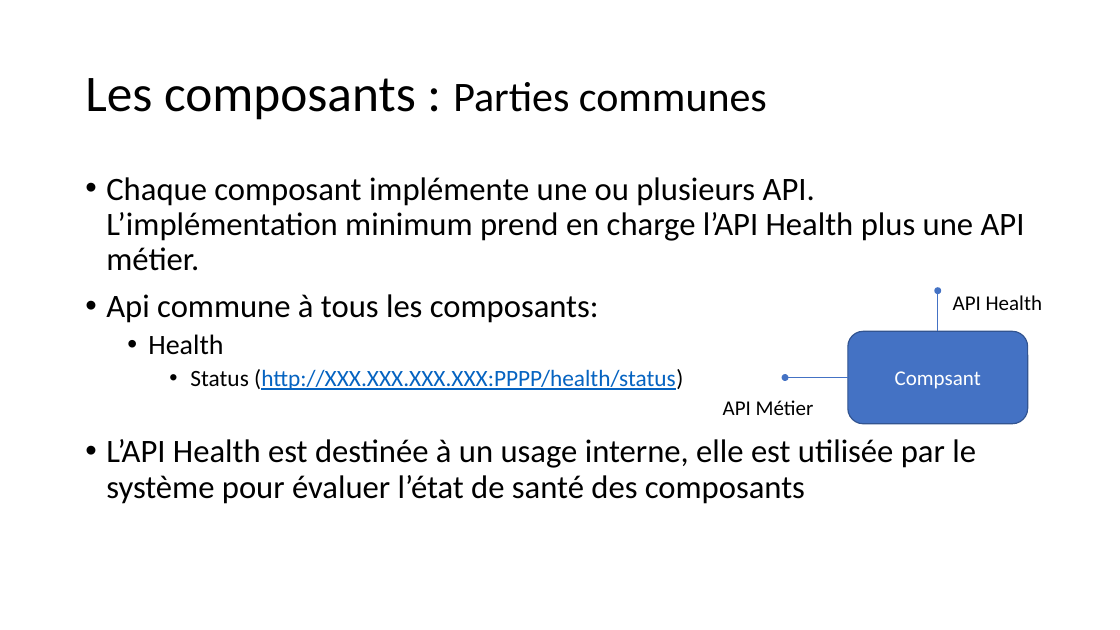
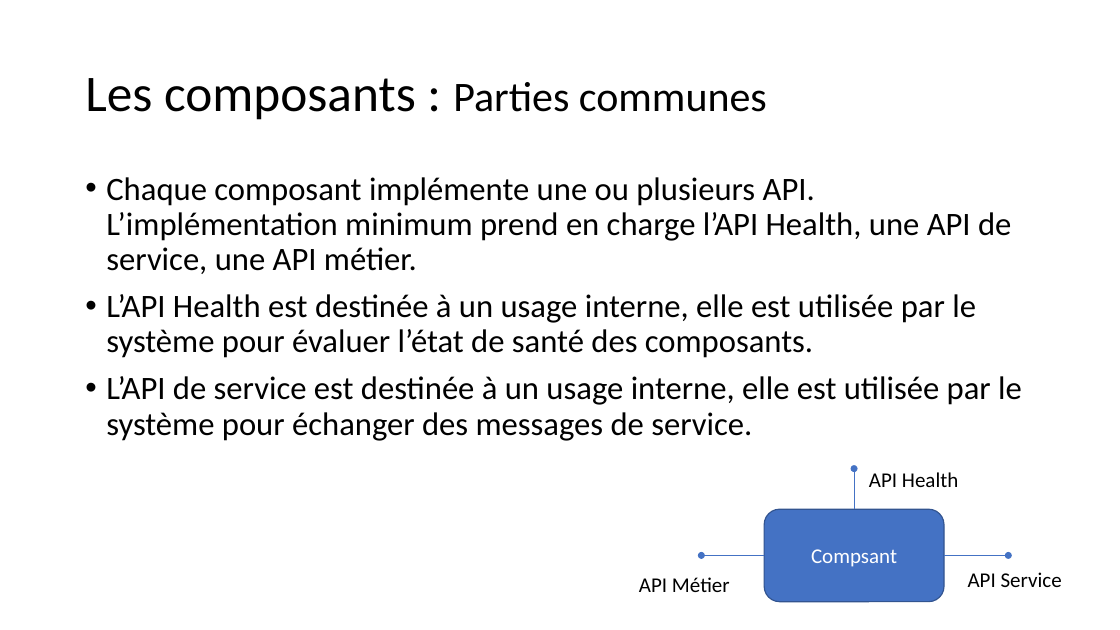
Before and after one commit to apulcino/MSAFO, a slide deck: slide 4 of maquette.pptx (slide 5 before the commit). Drawn at 1120x630 pixels with LibreOffice and Linux fonts; fonts in the diff are those of the drawing. Boxes give left, top, right and bottom in pixels: in the first picture for what was removed or moved away, otherwise in the second. Text is boxed around its words. In the diff, an @@ line names an element or a change of style, - is before the commit and + after.

```diff
--- a/maquette.pptx
+++ b/maquette.pptx
@@ text at (x1=106, y1=177, x2=1022, y2=441): text changed @@
-• Chaque composant implémente une ou plusieurs API. L’implémentation minimum prend en charge l’API Health plus une API métier.
-• Api commune à tous les composants:
-  • Health
-    • Status (http://XXX.XXX.XXX.XXX:PPPP/health/status)
-• L’API Health est destinée à un usage interne, elle est utilisée par le système pour évaluer l’état de santé des composants
+• Chaque composant implémente une ou plusieurs API. L’implémentation minimum prend en charge l’API Health, une API de service, une API métier.
+• L’API Health est destinée à un usage interne, elle est utilisée par le système pour évaluer l’état de santé des composants.
+• L’API de service est destinée à un usage interne, elle est utilisée par le système pour échanger des messages de service.
@@ 2 texts, 2 arrows, 1 rounded rectangle moved together from (x1=723, y1=291, x2=1042, y2=423) to (x1=639, y1=469, x2=958, y2=602) @@
@@ arrow added from (944, 555) to (1008, 555), #4472C4 0.5 pt @@
@@ text added at (x1=968, y1=572, x2=1062, y2=587), 18 pt, text #000000 @@
+API Service
```
Also in this commit, not shown: 11 other slides changed.
